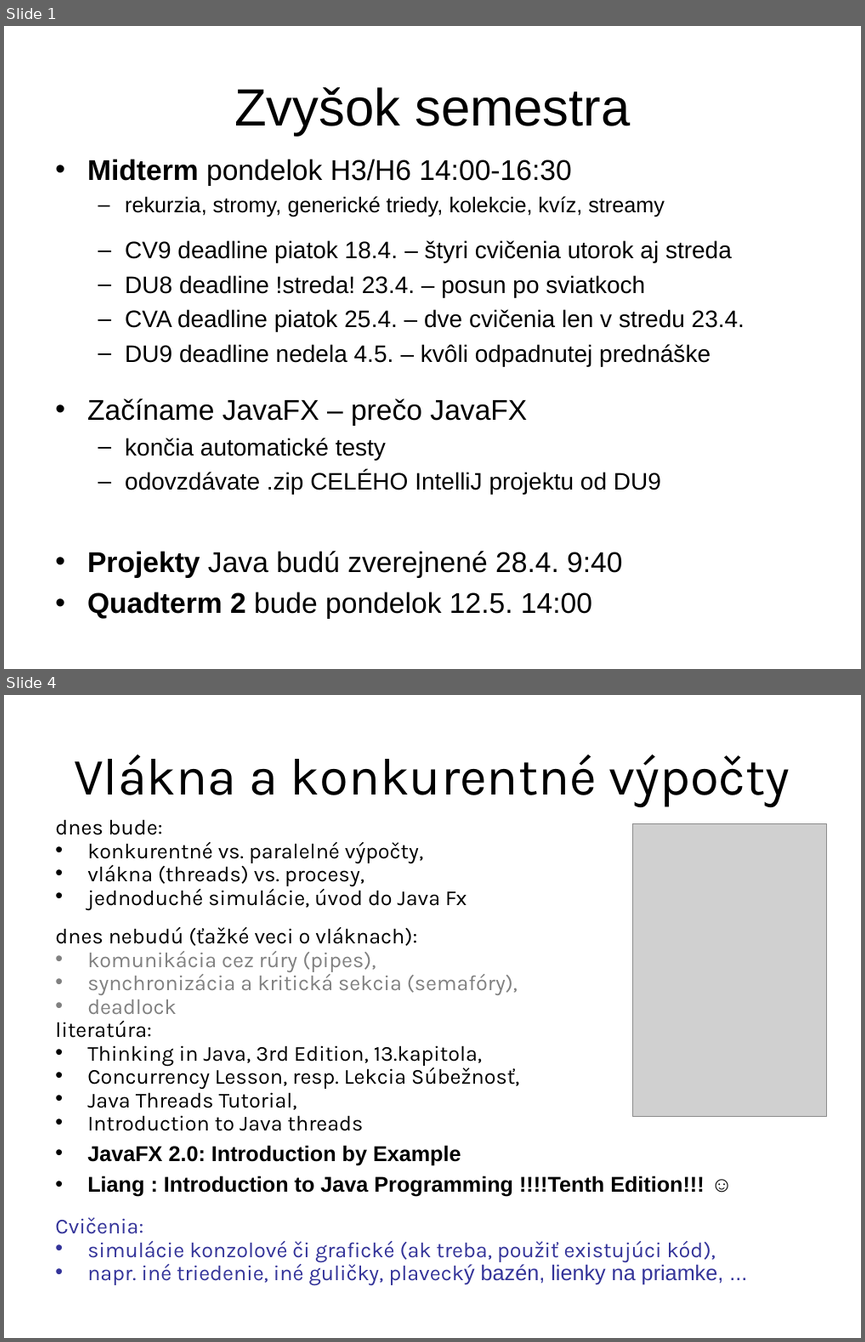
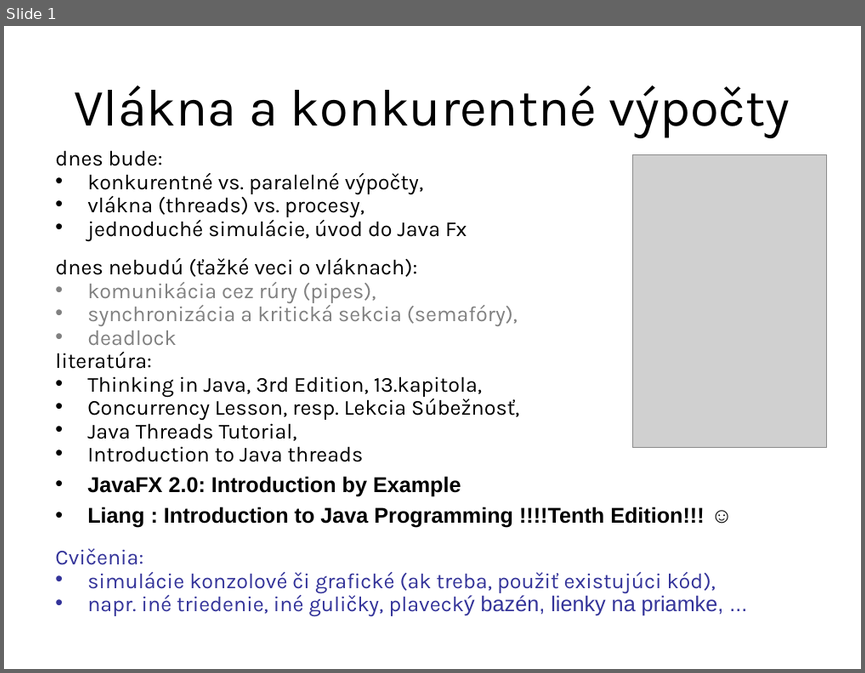
Before and after one commit to Programovanie4/Prednasky, a slide deck: 09/09_java.ppt. Shown one above the other, each under a label of ours: slides 1 and 4 before the commit, slide 1 after it; the slides between them are not shown. The pictures are 865x1342 and 865x673 pixels, drawn with LibreOffice and Linux fonts; fonts in the diff are those of the drawing; grey boxes stand for pictures. Boxes give left, top, right and bottom in pixels: in the first picture for what was removed or moved away, otherwise in the second. Text is boxed around its words. In the diff, an @@ line names an element or a change of style, - is before the commit and + after.

```diff
--- a/09/09_java.ppt
+++ b/09/09_java.ppt
@@ slide 1 removed at box(4, 26, 861, 669), background #FFFFFF @@
@@ title removed at box(234, 87, 630, 136) @@
-Zvyšok semestra
@@ text removed at box(87, 159, 744, 618) @@
-• Midterm pondelok H3/H6 14:00-16:30
-  – rekurzia, stromy, generické triedy, kolekcie, kvíz, streamy
-  – CV9 deadline piatok 18.4. – štyri cvičenia utorok aj streda
-  – DU8 deadline !streda! 23.4. – posun po sviatkoch
-  – CVA deadline piatok 25.4. – dve cvičenia len v stredu 23.4.
-  – DU9 deadline nedela 4.5. – kvôli odpadnutej prednáške
-• Začíname JavaFX – prečo JavaFX
-  – končia automatické testy
-  – odovzdávate .zip CELÉHO IntelliJ projektu od DU9
-• Projekty Java budú zverejnené 28.4. 9:40
-• Quadterm 2 bude pondelok 12.5. 14:00
@@ what was slide 4 is now slide 1 @@
```
Also in this commit, not shown: 7 other slides removed, 3 other files.
